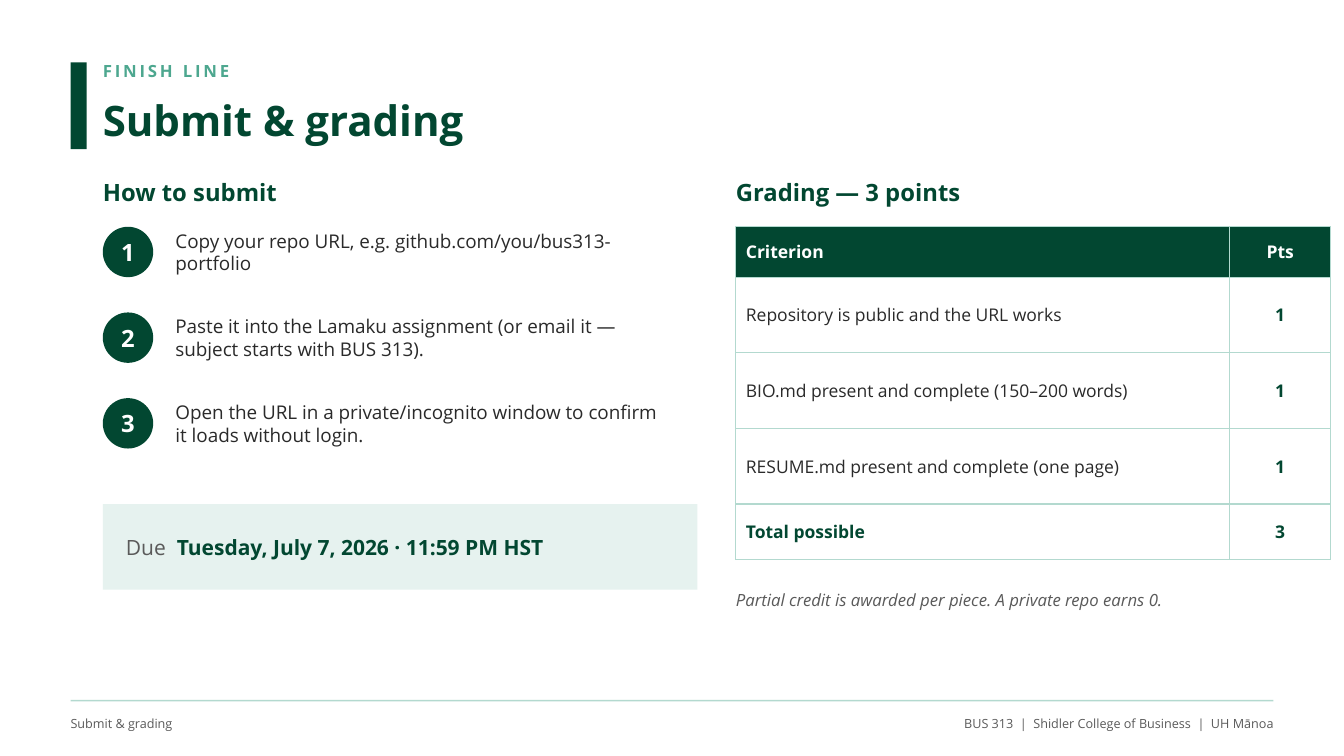
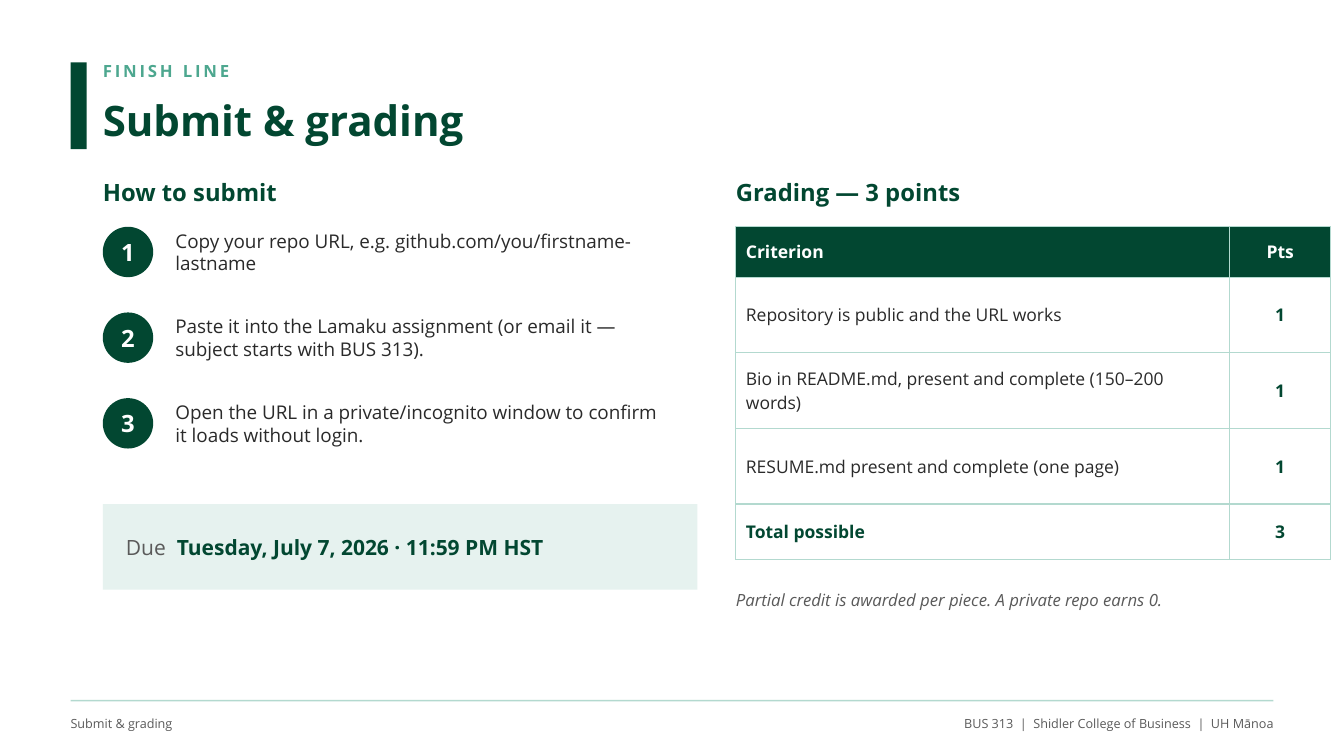
Before and after one commit to adamwstauffer/shidler, a slide deck: slide 7 of courses/International-Economics-And-Trade/projects/github-portfolio-extra-credit/BUS313_Extra_Credit_GitHub_Portfolio.pptx. Drawn at 1344x756 pixels with LibreOffice and Linux fonts; fonts in the diff are those of the drawing. Boxes give left, top, right and bottom in pixels: in the first picture for what was removed or moved away, otherwise in the second. Text is boxed around its words. In the diff, an @@ line names an element or a change of style, - is before the commit and + after.

```diff
--- a/courses/International-Economics-And-Trade/projects/github-portfolio-extra-credit/BUS313_Extra_Credit_GitHub_Portfolio.pptx
+++ b/courses/International-Economics-And-Trade/projects/github-portfolio-extra-credit/BUS313_Extra_Credit_GitHub_Portfolio.pptx
@@ text at [175, 233, 631, 270]: text changed @@
-Copy your repo URL, e.g. github.com/you/bus313-portfolio
+Copy your repo URL, e.g. github.com/you/firstname-lastname
@@ table at [736, 227, 1331, 547] @@
-row 3, column 1: BIO.md present and complete (150–200 words)
+row 3, column 1: Bio in README.md, present and complete (150–200 words)
```
Also in this commit, not shown: 5 other slides changed, 1 other file.
